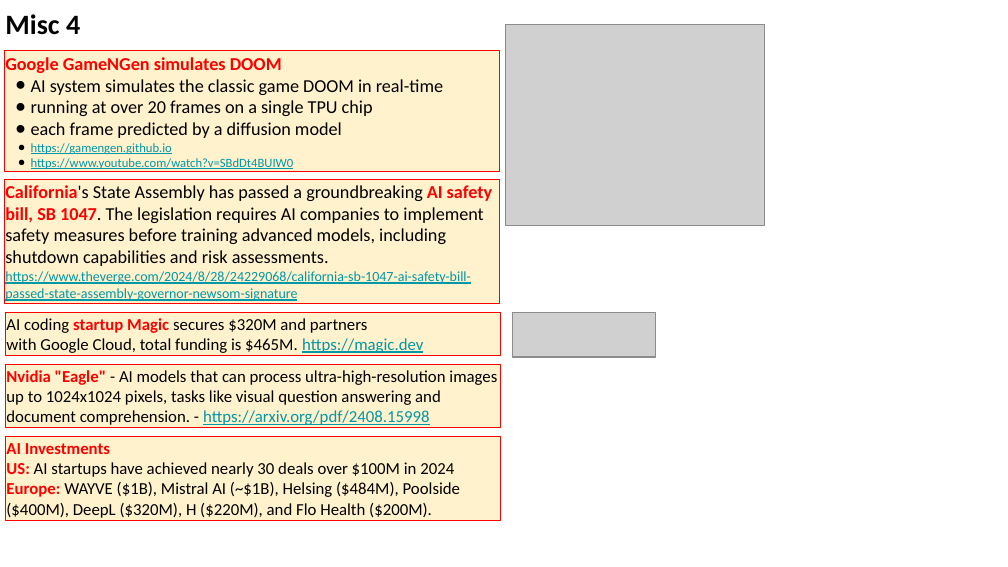
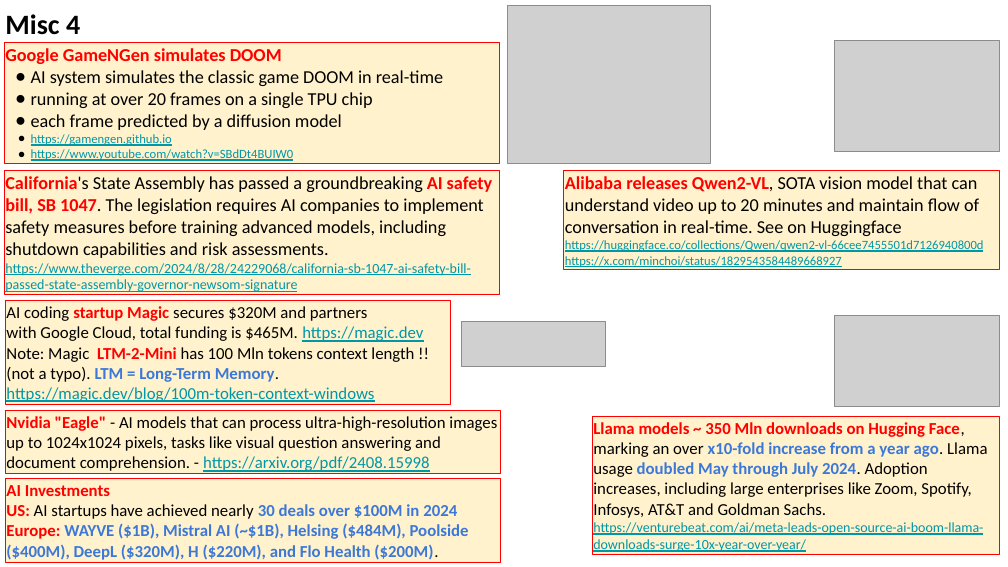
Before and after one commit to lselector/seminar, a slide deck: slide 8 of 2024/2024-08-30-AI-Updates.pptx. Drawn at 1008x567 pixels with LibreOffice and Linux fonts; fonts in the diff are those of the drawing; grey boxes stand for pictures. Boxes give left, top, right and bottom in pixels: in the first picture for what was removed or moved away, otherwise in the second. Text is boxed around its words. In the diff, an @@ line names an element or a change of style, - is before the commit and + after.

Commit message:
update

```diff
--- a/2024/2024-08-30-AI-Updates.pptx
+++ b/2024/2024-08-30-AI-Updates.pptx
@@ picture resized from (x1=505, y1=24, x2=764, y2=226) to (x1=507, y1=5, x2=711, y2=163) @@
@@ rectangle "Google GameNGen simulates DOOM" moved from (x1=4, y1=51, x2=499, y2=172) to (x1=4, y1=42, x2=499, y2=163) @@
@@ picture added at (x1=835, y1=40, x2=999, y2=151) @@
@@ rectangle "California's State Assembly has passed ..." moved from (x1=4, y1=179, x2=499, y2=303) to (x1=4, y1=170, x2=499, y2=294) @@
@@ rectangle added at (x1=563, y1=170, x2=999, y2=269), fill #FFF2CC, outline #FF0000 0.75 pt, 13 pt, text #0097A7 @@
+Alibaba releases Qwen2-VL, SOTA vision model that can understand video up to 20 minutes and maintain flow of conversation in real-time. See on Huggingface
+https://huggingface.co/collections/Qwen/qwen2-vl-66cee7455501d7126940800d
+https://x.com/minchoi/status/1829543584489668927
@@ rectangle "AI coding startup Magic secures ..." resized from (x1=5, y1=312, x2=500, y2=355) to (x1=5, y1=301, x2=450, y2=405) @@
@@ picture moved from (x1=512, y1=312, x2=655, y2=357) to (x1=462, y1=322, x2=605, y2=366) @@
@@ picture added at (x1=835, y1=316, x2=999, y2=407) @@
@@ text in rectangle at (x1=6, y1=347, x2=414, y2=402): paragraphs added @@
+Note: Magic LTM-2-Mini has 100 Mln tokens context length !!
+(not a typo). LTM = Long-Term Memory.
+https://magic.dev/blog/100m-token-context-windows
@@ rectangle "Nvidia "Eagle" - AI models ..." moved from (x1=5, y1=365, x2=500, y2=428) to (x1=5, y1=411, x2=500, y2=475) @@
@@ rectangle added at (x1=593, y1=416, x2=1000, y2=554), fill #FFF2CC, outline #FF0000 0.75 pt, 12 pt, text #000000 @@
+Llama models ~ 350 Mln downloads on Hugging Face, marking an over x10-fold increase from a year ago. Llama usage doubled May through July 2024. Adoption increases, including large enterprises like Zoom, Spotify, Infosys, AT&T and Goldman Sachs.
+https://venturebeat.com/ai/meta-leads-open-source-ai-boom-llama-downloads-surge-10x-year-over-year/
@@ rectangle "AI Investments" moved from (x1=5, y1=436, x2=500, y2=520) to (x1=5, y1=479, x2=500, y2=562) @@
@@ text in rectangle at (x1=6, y1=504, x2=469, y2=560): text colour #000000 to #3C78D8, bold on in "30 deals over $100M in 2024", "WAYVE ($1B), Mistral AI (~$1B), Helsing ($484M), ..." @@
```
Also in this commit, not shown: 3 other slides changed.
